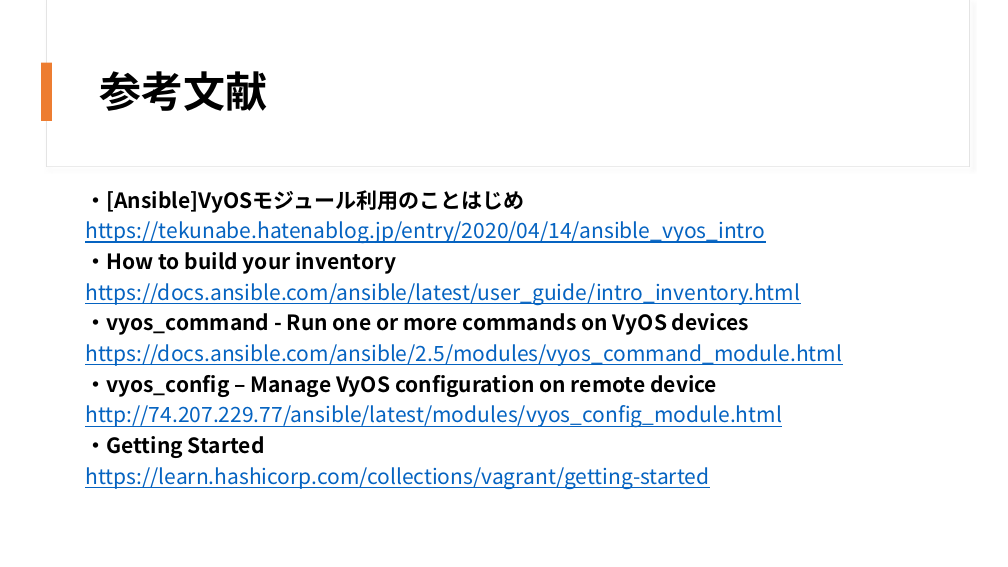
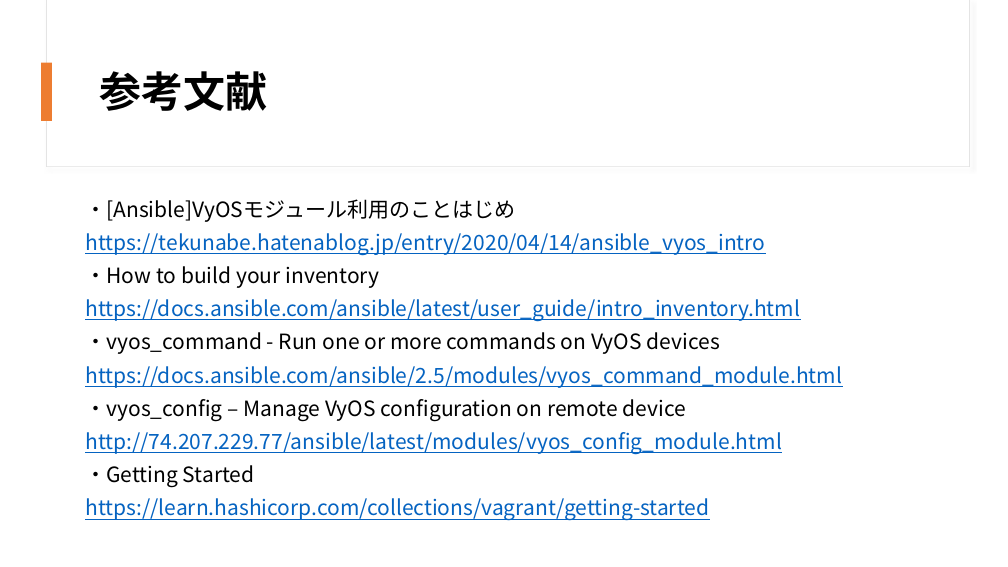
Before and after one commit to OOL2020-goodluckfanfield/Document, a slide deck: slide 10 of ool2020_middle_report_volume３_10_25 .pptx. Drawn at 1008x567 pixels with LibreOffice and Linux fonts; fonts in the diff are those of the drawing. Boxes give left, top, right and bottom in pixels: in the first picture for what was removed or moved away, otherwise in the second. Text is boxed around its words. In the diff, an @@ line names an element or a change of style, - is before the commit and + after.

```diff
--- a/ool2020_middle_report_volume３_10_25 .pptx
+++ b/ool2020_middle_report_volume３_10_25 .pptx
@@ text "・[Ansible]VyOSモジュール利用のことはじめ": place and size @@
-text "・[Ansible]VyOSモジュール利用のことはじめ" at [85, 190, 842, 489]
+text "・[Ansible]VyOSモジュール利用のことはじめ" at [85, 199, 842, 520]
@@ text "・[Ansible]VyOSモジュール利用のことはじめ" at [85, 199, 842, 520]: bold off in "・[Ansible]VyOSモジュール利用のことはじめ", "・How to build your inventory", "・vyos_command - Run one or more commands ...", "・vyos_config – Manage VyOS configuration on remote ..." and 1 more places; line spacing 0.8 to 0.9 @@
```
Also in this commit, not shown: 3 other slides changed.
